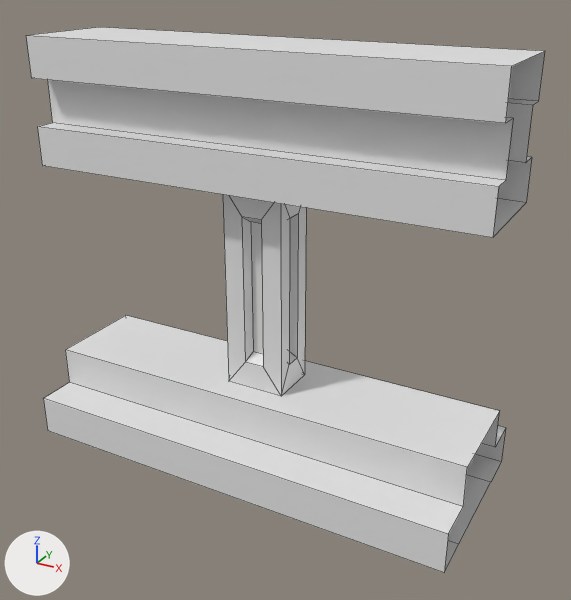
One commit to the FBX model Assets/Models/Castle/CastleModules/CastleRailing.fbx: the scene before it, then after it.
Before and after are seen from a 50 mm camera at (0.876, -1.497, 1.172) aimed at (0.056, -0.007, 0.427). The axes (+X, +Y, +Z) are drawn at lower left. The lights are the same throughout. Mesh edges are drawn as thin lines. Where no turn or scale is listed for an object, it has been applied to the vertices.

Names of what the first picture shows: 'CastleRailing'.
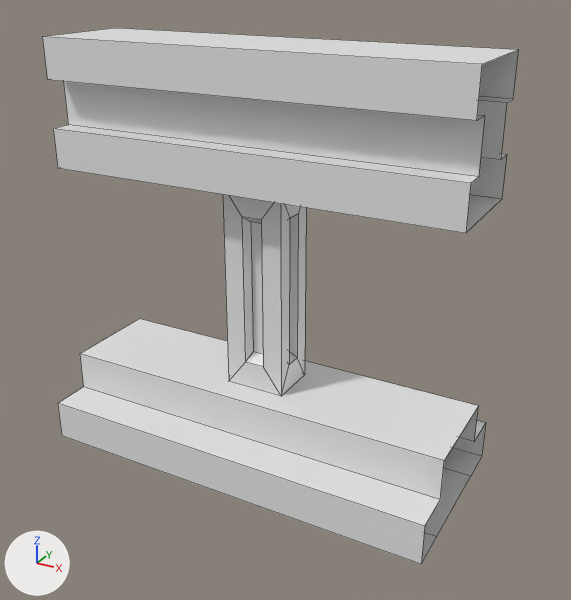
Boxes [x1, y1, x2, y2] around the edits, measured in the pictures (571 x 600 px; the box of a moved part takes in the faces that stretch with it):
'CastleRailing', reshaped (8% narrower): before [26, 27, 545, 573]; after [42, 28, 519, 564]
part 1 of me_castlerailing, moved or reshaped: before [43, 315, 506, 573]; after [58, 319, 486, 564]
part 2 of me_castlerailing, moved or reshaped: before [26, 27, 545, 238]; after [42, 28, 519, 233]

What changed in the scene script:
```text
Change me_castlerailing:
    where me_castlerailing.from_pydata(...)  # 84 vertices, 58 faces; spans x -0.55..0.55, y -0.223..0.221, z 0.0..1.0
    used by ob_castlerailing; location = (0.0, 0.0, 0.0)
    me_castlerailing part 1: the loose piece of 20 vertices spanning x -0.55..0.55, y -0.223..0.221, z 0.0..0.2 is scaled about its middle by (0.909, 1, 1)
    me_castlerailing part 2: the loose piece of 24 vertices spanning x -0.55..0.55, y -0.126..0.126, z 0.7..1.0 is scaled about its middle by (0.909, 1, 1)
```
